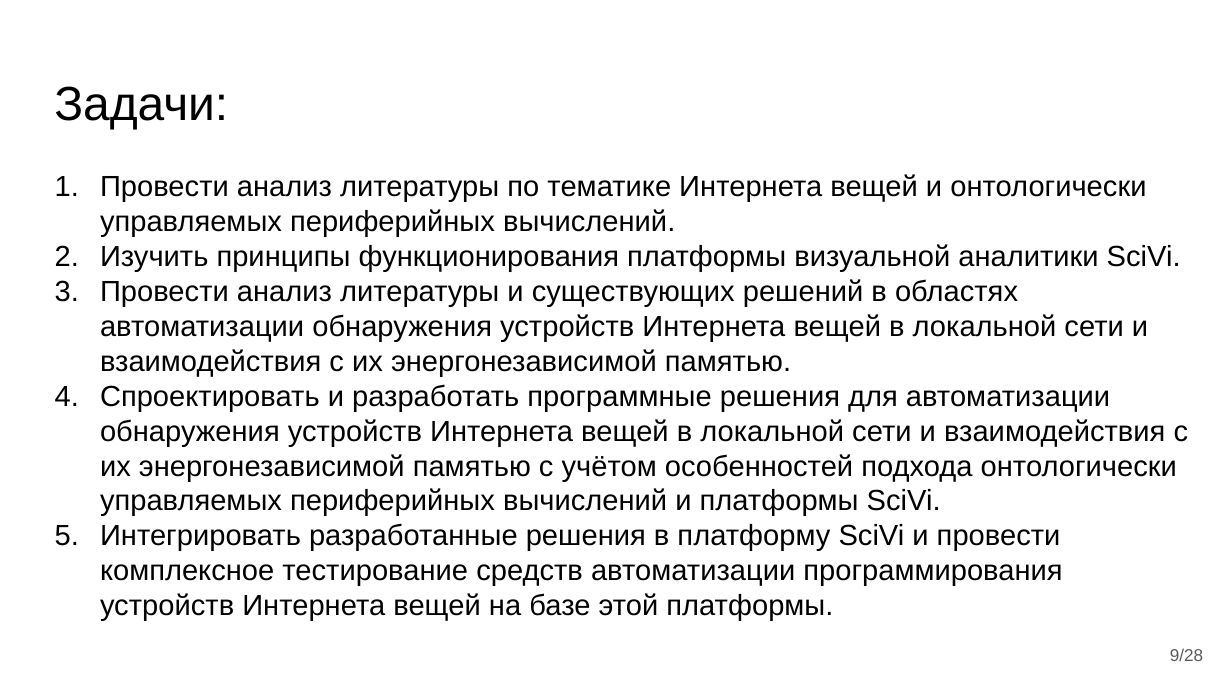
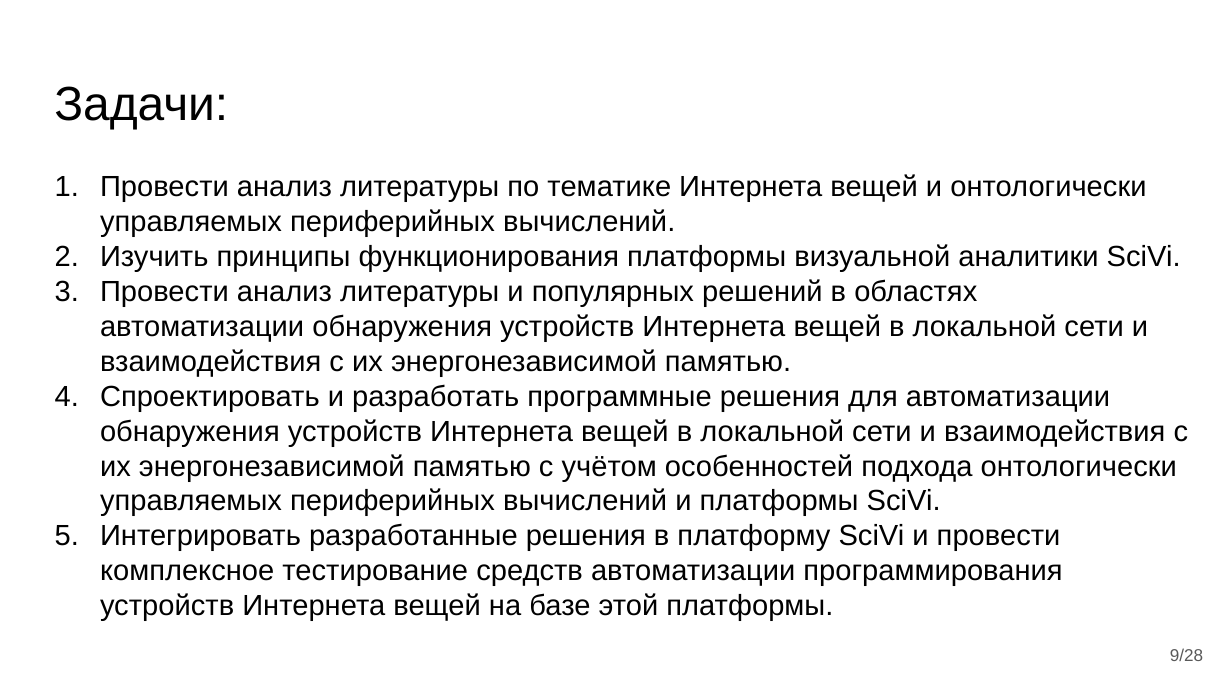
Before and after one commit to almiluk/bachelor_thesis, a slide deck: slide 9 of presentation/ВКР Лукьянов.pptx. Drawn at 1232x693 pixels with LibreOffice and Linux fonts; fonts in the diff are those of the drawing. Boxes give left, top, right and bottom in pixels: in the first picture for what was removed or moved away, otherwise in the second. Text is boxed around its words. In the diff, an @@ line names an element or a change of style, - is before the commit and + after.

```diff
--- a/presentation/ВКР Лукьянов.pptx
+++ b/presentation/ВКР Лукьянов.pptx
@@ text at (100, 279, 1148, 376): text changed @@
-3. Провести анализ литературы и существующих решений в областях автоматизации обнаружения устройств Интернета вещей в локальной сети и взаимодействия с их энергонезависимой памятью.
+3. Провести анализ литературы и популярных решений в областях автоматизации обнаружения устройств Интернета вещей в локальной сети и взаимодействия с их энергонезависимой памятью.
```
Also in this commit, not shown: 14 other slides changed, 2 slides added, 1 other file.
